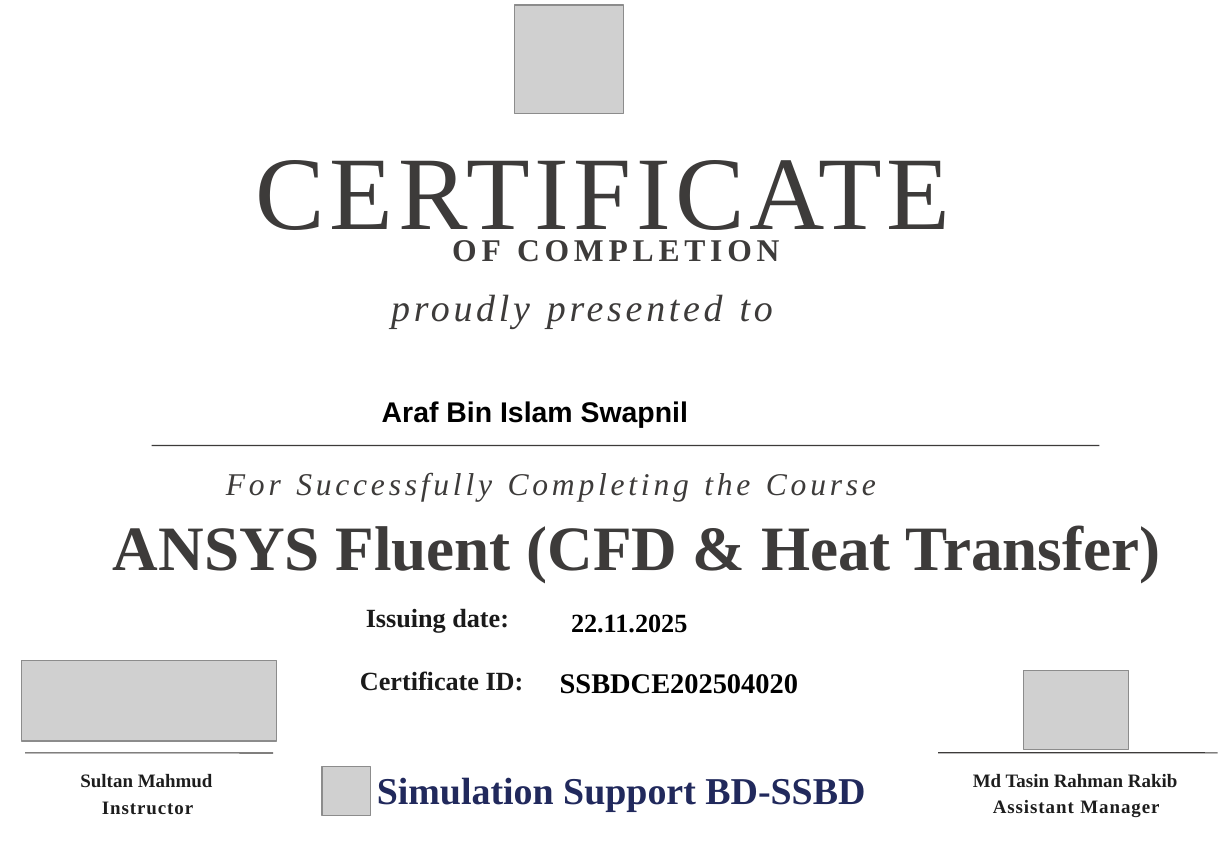
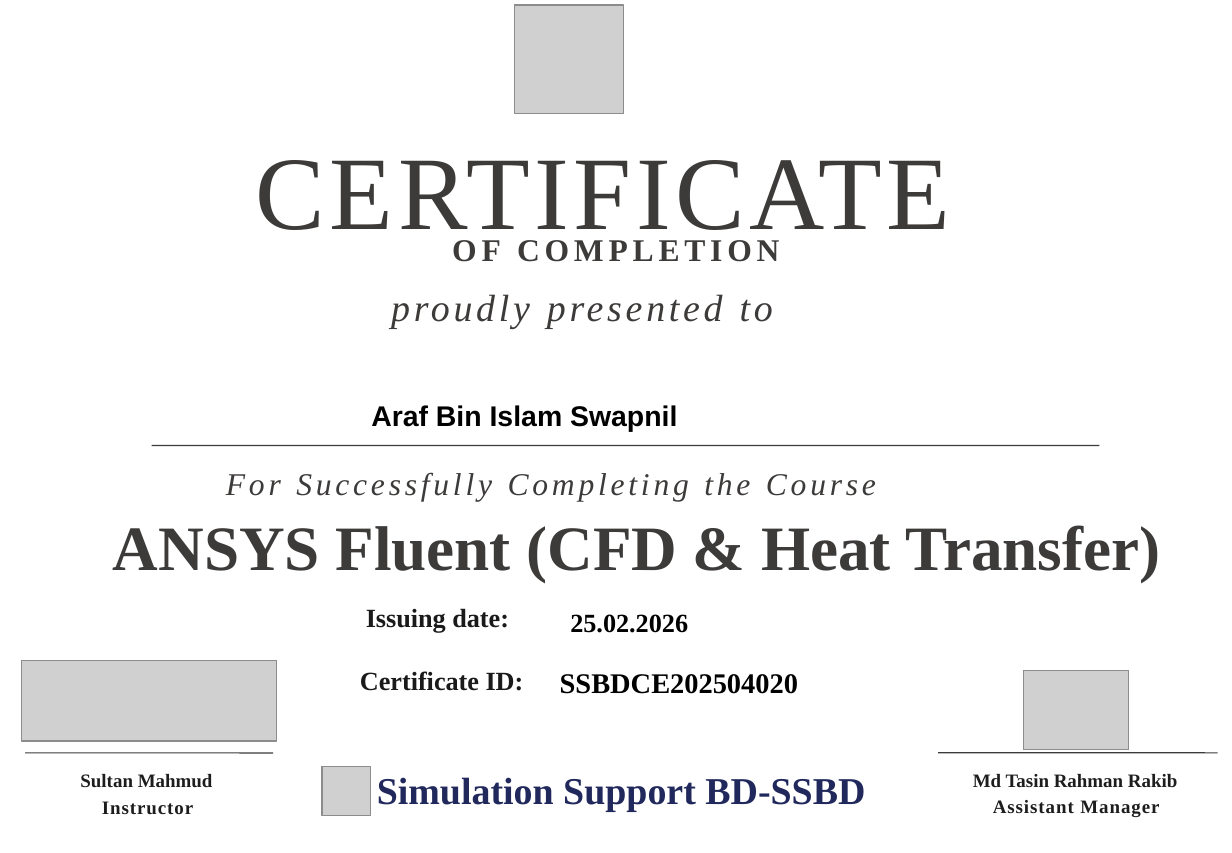
Before and after one commit to T-dot-prog/ssbd_website, a slide deck: slide 1 of pptx_src/Certificate.pptx. Drawn at 1232x853 pixels with LibreOffice and Linux fonts; fonts in the diff are those of the drawing; grey boxes stand for pictures; background and template pictures are left out. Boxes give left, top, right and bottom in pixels: in the first picture for what was removed or moved away, otherwise in the second. Text is boxed around its words. In the diff, an @@ line names an element or a change of style, - is before the commit and + after.

```diff
--- a/pptx_src/Certificate.pptx
+++ b/pptx_src/Certificate.pptx
@@ text "Araf Bin Islam Swapnil": place and size @@
-text "Araf Bin Islam Swapnil" at (382,401,688,428)
+text "Araf Bin Islam Swapnil" at (371,405,677,432)
@@ text at (570,614,688,633): text changed @@
-22.11.2025
+25.02.2026
```
Also in this commit, not shown: 5 other files.
